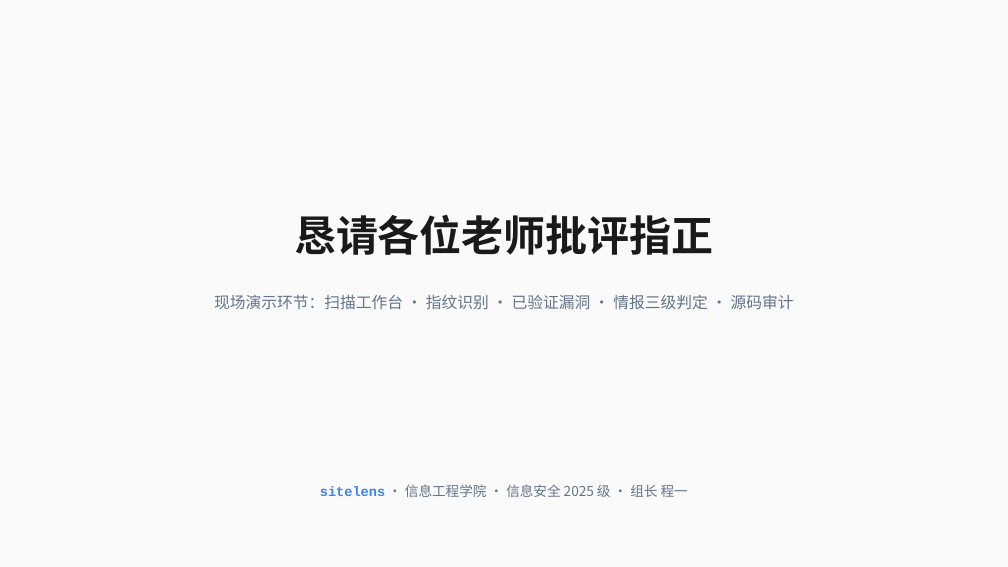
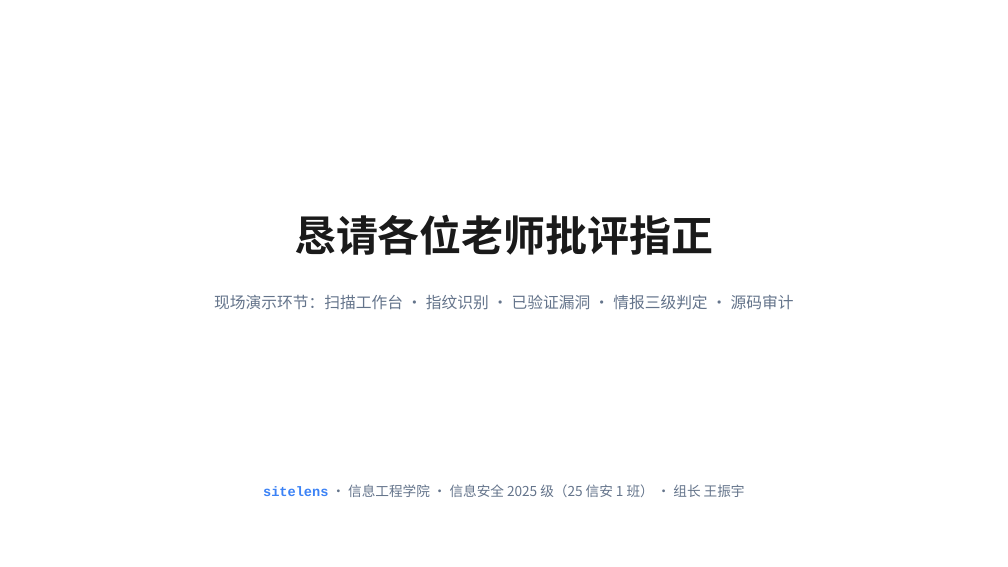
Before and after one commit to zep4yrs/sitelens, a slide deck: slide 25 of docs/答辩演示-SiteLens.pptx (slide 14 before the commit). Drawn at 1008x567 pixels with LibreOffice and Linux fonts; fonts in the diff are those of the drawing; background and template pictures are left out. Boxes give left, top, right and bottom in pixels: in the first picture for what was removed or moved away, otherwise in the second. Text is boxed around its words. In the diff, an @@ line names an element or a change of style, - is before the commit and + after.

```diff
--- a/docs/答辩演示-SiteLens.pptx
+++ b/docs/答辩演示-SiteLens.pptx
@@ background #FAFAFA to picture (left out) @@
@@ text at (263, 484, 745, 497): text changed @@
-sitelens · 信息工程学院 · 信息安全 2025 级 · 组长 程一
+sitelens · 信息工程学院 · 信息安全 2025 级（25 信安 1 班） · 组长 王振宇
```
Also in this commit, not shown: 13 other slides changed, 11 slides added, 16 other files.
